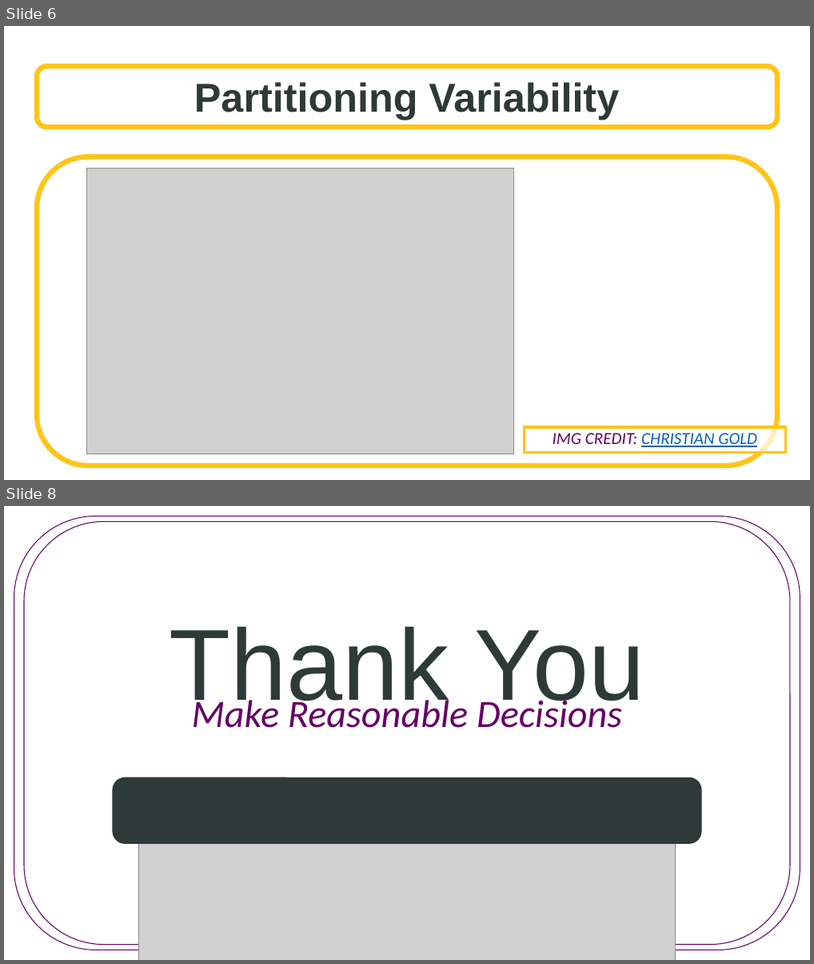
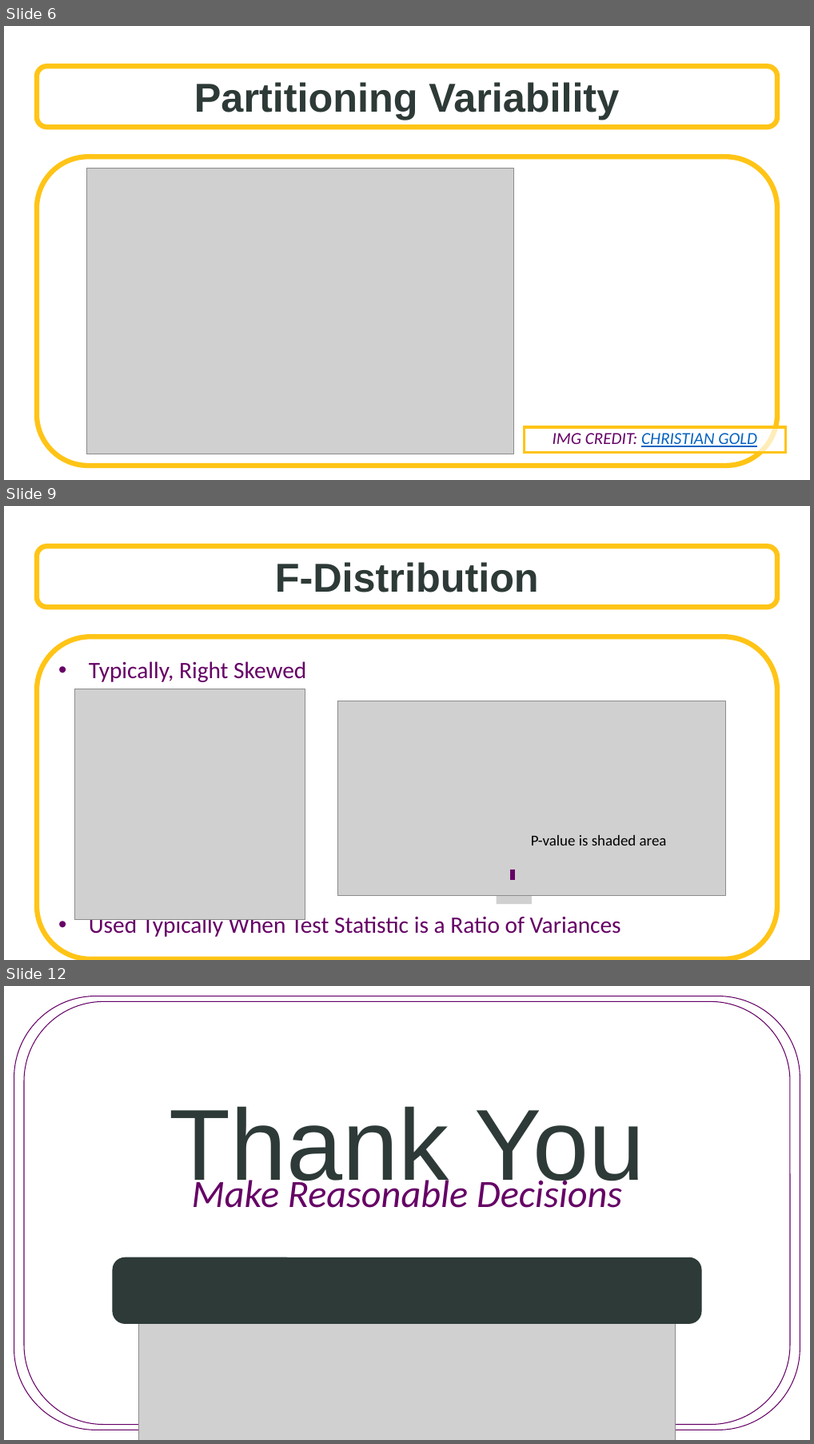
Before and after one commit to SuperMarioGiacomazzo/STOR455_WEBSITE, a slide deck: Lectures/10 - Partitioning Variability - ANOVA.pptx. Shown one above the other, each under a label of ours: slides 6 and 8 before the commit, slides 6, 9 and 12 after it; the slides between them are not shown. The pictures are 814x964 and 814x1444 pixels, drawn with LibreOffice and Linux fonts; fonts in the diff are those of the drawing; grey boxes stand for pictures; background and template pictures are left out. Boxes give left, top, right and bottom in pixels: in the first picture for what was removed or moved away, otherwise in the second. Text is boxed around its words. In the diff, an @@ line names an element or a change of style, - is before the commit and + after.

```diff
--- a/Lectures/10 - Partitioning Variability - ANOVA.pptx
+++ b/Lectures/10 - Partitioning Variability - ANOVA.pptx
@@ slide 9 added at bbox=[4, 506, 810, 960], background picture (left out) @@
@@ rounded rectangle added at bbox=[37, 546, 778, 607], fill #FFFFFF at 70% opacity, outline #FFC416 6 pt, 48 pt, text #2D3A37, bold @@
+F-Distribution
@@ rounded rectangle added at bbox=[37, 636, 778, 959], fill #FFFFFF, outline #FFC416 6 pt, 28 pt, text #660066 @@
+• Typically, Right Skewed
+• Used Typically When Test Statistic is a Ratio of Variances
@@ picture added at bbox=[74, 688, 306, 919] @@
@@ picture added at bbox=[338, 700, 727, 895] @@
@@ text added at bbox=[531, 835, 667, 845], 18 pt, text #000000 @@
+P-value is shaded area
@@ picture added at bbox=[497, 880, 531, 904] @@
@@ line added from (514, 869) to (514, 880), #660066 6 pt @@
@@ what was slide 8 is now slide 12 @@
```
Also in this commit, not shown: 1 slide changed, 3 other slides added, 3 other files.
